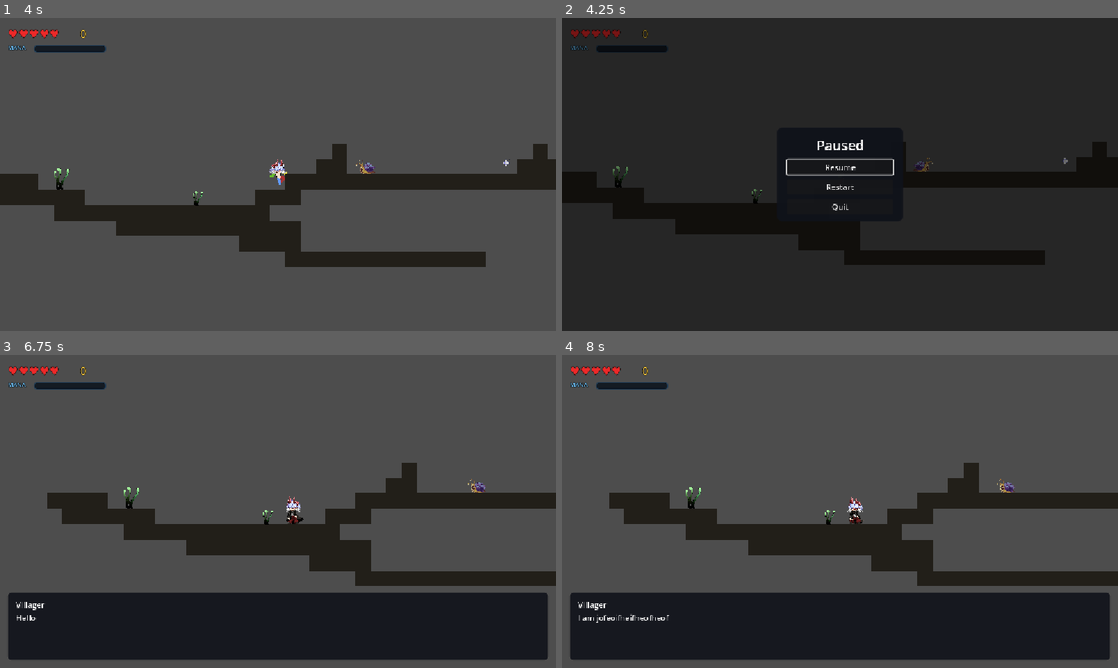
Above: before the commit, frames 1-4 (two rows, left to right).
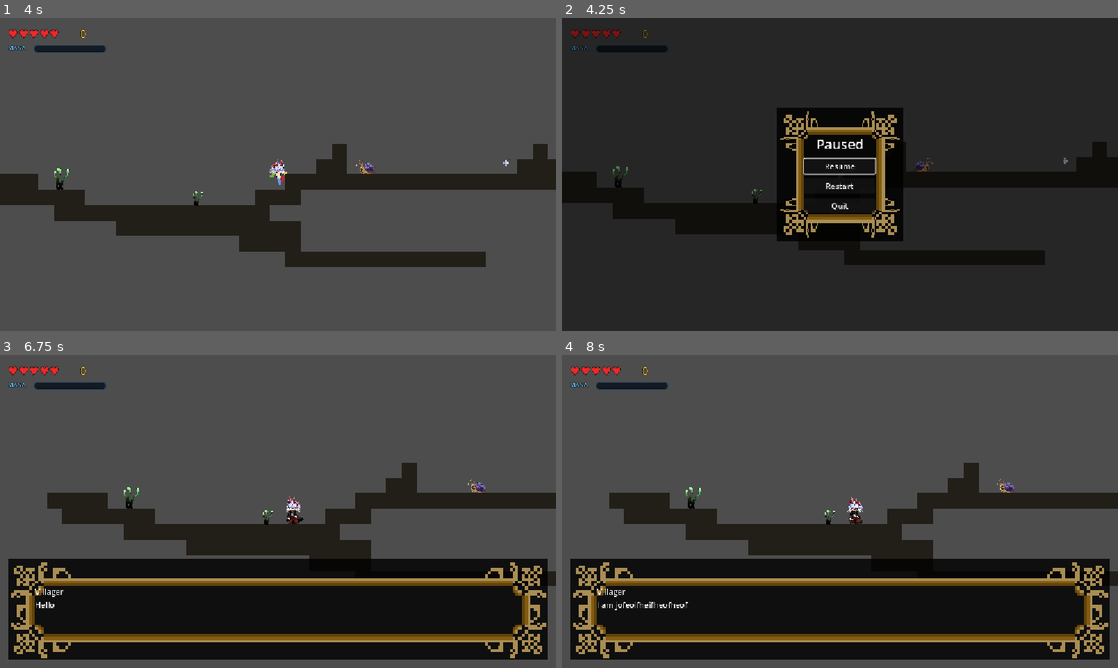
Above: after the commit, the same moments.

Repository: prayaashh/Gameeee
Game: Godot game, scene res://scenes/rooms/game.tscn
The game is run twice, just before and just after one commit, with the same random seed, the same clock (stepped at 60 frames per second) and the same inputs.
Inputs:
- Up to frame 1 (4 s): hold Space (attack) 0.53-1.28 s; hold Right (move_right) 0.53-2.03 s; tap Up (jump) at 0.77, 1.52, 3.02, 3.77 s; tap D (dash) at 1.35 s; hold Left (move_left) 2.03-2.78 s; hold R (heal) 2.03-2.78 s; hold Right (move_right) from 2.78 s (still down); tap E (interact) at 2.85 s; hold Space (attack) from 3.53 s (still down)
- Up to frame 2 (4.25 s): keep holding Right (move_right); keep holding Space (attack); tap Escape (esc) at 4.15 s
- Up to frame 3 (6.75 s): release Right (move_right) at 4.25 s; release Space (attack) at 4.25 s; click "Restart" at 4.25 s; hold Left (move_left) 5.03-5.78 s; tap D (dash) at 5.1 s; tap Up (jump) at 5.27 s; tap Enter at 5.75 s; hold Right (move_right) 5.78-6.53 s; hold R (heal) 5.78-6.53 s; hold Left (move_left) from 6.53 s (still down); tap E (interact) at 6.6 s
- Up to frame 4 (8 s): keep holding Left (move_left); tap Up (jump) at 6.77, 7.52 s; hold Space (attack) from 7.28 s (still down)

Frame 1 is identical in both runs. In frame 2, 4.5% of the frame differs, in the area x 38-62%, y 28-72%; in frame 3, 14%; in frame 4, 14%, in the area x 1-99%, y 65-98%.

Commit message:
tried adding gui sprite

Diff:
--- a/project.godot
+++ b/project.godot
@@ -27,6 +27,7 @@
 
 [display]
 
+window/size/mode=2
 window/stretch/mode="canvas_items"
 window/stretch/aspect="expand"
 
--- a/scenes/dialogue.tscn
+++ b/scenes/dialogue.tscn
@@ -1,22 +1,24 @@
 [gd_scene format=3 uid="uid://cesdcdyru10js"]
 
 [ext_resource type="Script" uid="uid://5qgcgt3vrsgt" path="res://scripts/autoload/dialogue.gd" id="1_jwyou"]
+[ext_resource type="Texture2D" uid="uid://clrvtq8casfnq" path="res://assets/GUI/GUI_box_1.png" id="2_3n4vj"]
 
-[sub_resource type="StyleBoxFlat" id="StyleBoxFlat_dlg"]
-content_margin_left = 16.0
-content_margin_top = 12.0
-content_margin_right = 16.0
-content_margin_bottom = 12.0
-bg_color = Color(0.05, 0.06, 0.09, 0.85)
-corner_radius_top_left = 8
-corner_radius_top_right = 8
-corner_radius_bottom_right = 8
-corner_radius_bottom_left = 8
+[sub_resource type="StyleBoxTexture" id="StyleBoxTexture_dlg"]
+content_margin_left = 56.0
+content_margin_top = 56.0
+content_margin_right = 56.0
+content_margin_bottom = 56.0
+texture = ExtResource("2_3n4vj")
+texture_margin_left = 132.0
+texture_margin_top = 132.0
+texture_margin_right = 132.0
+texture_margin_bottom = 132.0
 
 [node name="Dialogue" type="CanvasLayer" unique_id=1589216622]
 script = ExtResource("1_jwyou")
 
 [node name="Panel" type="PanelContainer" parent="." unique_id=1694159951]
+custom_minimum_size = Vector2(0, 140)
 anchors_preset = 12
 anchor_top = 1.0
 anchor_right = 1.0
@@ -26,9 +28,8 @@
 offset_right = -16.0
 offset_bottom = -16.0
 grow_horizontal = 2
-grow_vertical = 1
-custom_minimum_size = Vector2(0, 140)
-theme_override_styles/panel = SubResource("StyleBoxFlat_dlg")
+grow_vertical = 0
+theme_override_styles/panel = SubResource("StyleBoxTexture_dlg")
 
 [node name="VBoxContainer" type="VBoxContainer" parent="Panel" unique_id=1103689447]
 layout_mode = 2
@@ -37,15 +38,11 @@
 layout_mode = 2
 
 [node name="TextLabel" type="RichTextLabel" parent="Panel/VBoxContainer" unique_id=913278987]
+custom_minimum_size = Vector2(0, 70)
 layout_mode = 2
-custom_minimum_size = Vector2(0, 70)
 size_flags_vertical = 3
-theme_override_font_sizes/font_size = 20
-bbcode_enabled = false
-autowrap_mode = 3
-fit_content = false
 
 [node name="ChoiceBox" type="HBoxContainer" parent="Panel/VBoxContainer" unique_id=1432070654]
+custom_minimum_size = Vector2(0, 30)
 layout_mode = 2
-custom_minimum_size = Vector2(0, 30)
 alignment = 1
--- a/scenes/pause_menu.tscn
+++ b/scenes/pause_menu.tscn
@@ -1,17 +1,18 @@
 [gd_scene format=3]
 
 [ext_resource type="Script" path="res://scripts/autoload/pause_menu.gd" id="1_pause"]
+[ext_resource type="Texture2D" uid="uid://clrvtq8casfnq" path="res://assets/GUI/GUI_box_1.png" id="2_gui"]
 
-[sub_resource type="StyleBoxFlat" id="StyleBoxFlat_pn"]
-content_margin_left = 20.0
-content_margin_top = 16.0
-content_margin_right = 20.0
-content_margin_bottom = 16.0
-bg_color = Color(0.06, 0.07, 0.1, 0.94)
-corner_radius_top_left = 10
-corner_radius_top_right = 10
-corner_radius_bottom_right = 10
-corner_radius_bottom_left = 10
+[sub_resource type="StyleBoxTexture" id="StyleBoxTexture_pn"]
+content_margin_left = 56.0
+content_margin_top = 56.0
+content_margin_right = 56.0
+content_margin_bottom = 56.0
+texture = ExtResource("2_gui")
+texture_margin_left = 56.0
+texture_margin_top = 56.0
+texture_margin_right = 56.0
+texture_margin_bottom = 56.0
 
 [node name="PauseMenu" type="CanvasLayer"]
 process_mode = 3
@@ -36,7 +37,7 @@
 [node name="Panel" type="PanelContainer" parent="Center"]
 layout_mode = 2
 custom_minimum_size = Vector2(260, 0)
-theme_override_styles/panel = SubResource("StyleBoxFlat_pn")
+theme_override_styles/panel = SubResource("StyleBoxTexture_pn")
 
 [node name="VBox" type="VBoxContainer" parent="Center/Panel"]
 layout_mode = 2
Binary file changed: assets/GUI/GUI_box_1.png
Not shown, added: assets/GUI/GUI_box_1.png.import
Not shown, added: assets/GUI/GUI_box_1.pxo
